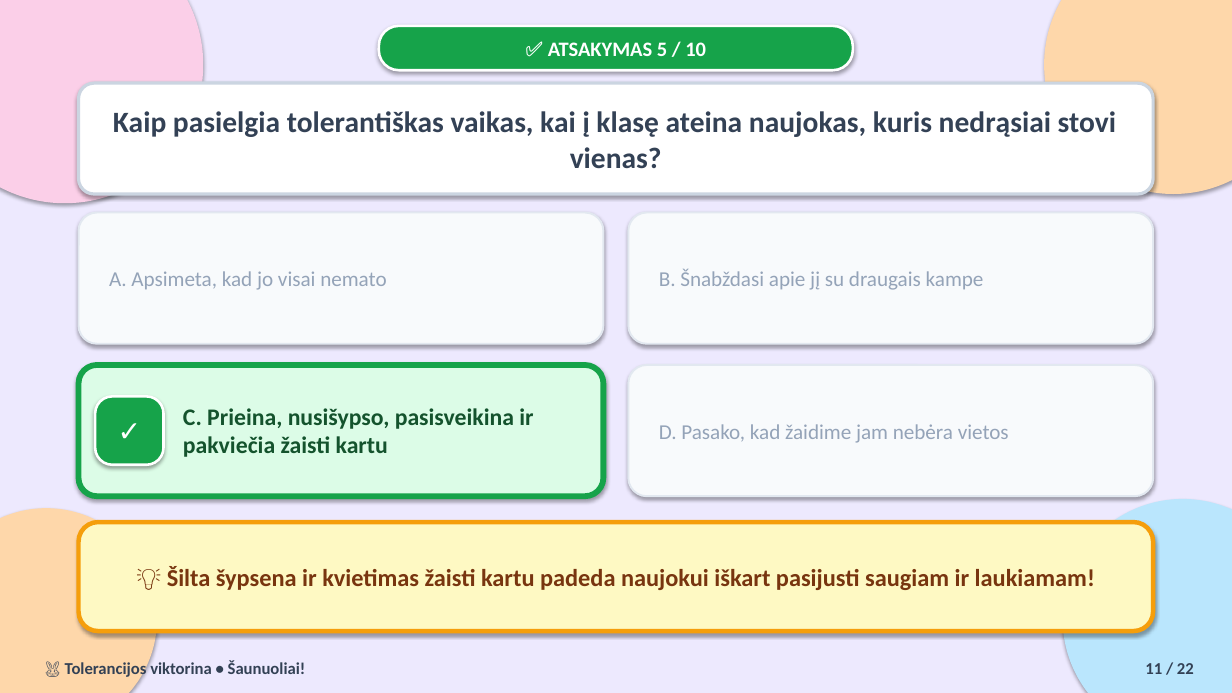
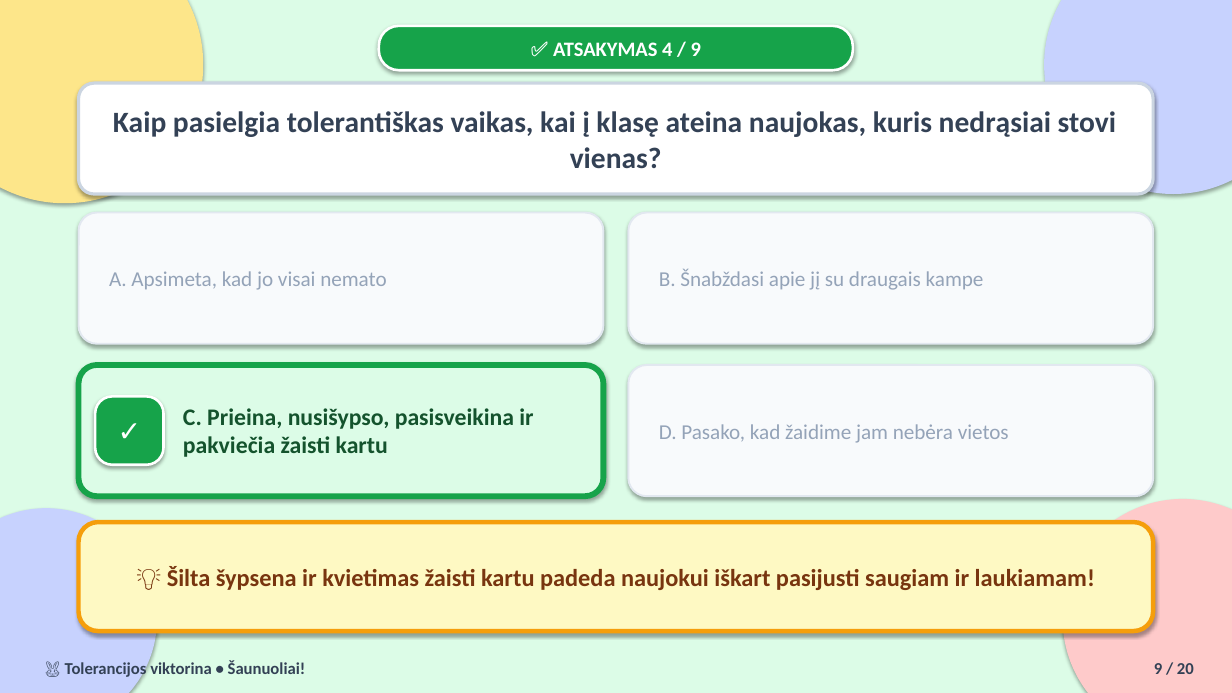
Before and after one commit to Artiomkalinin/tolerancijos-diena, a slide deck: slide 9 of Tolerancijos_viktorina.pptx (slide 11 before the commit). Drawn at 1232x693 pixels with LibreOffice and Linux fonts; fonts in the diff are those of the drawing. Boxes give left, top, right and bottom in pixels: in the first picture for what was removed or moved away, otherwise in the second. Text is boxed around its words. In the diff, an @@ line names an element or a change of style, - is before the commit and + after.

```diff
--- a/Tolerancijos_viktorina.pptx
+++ b/Tolerancijos_viktorina.pptx
@@ background #EDE9FE to #DCFCE7 @@
@@ ellipse at (0,0,203,203): fill #FBCFE8 to #FDE68A @@
@@ ellipse at (1044,0,1232,194): fill #FED7AA to #C7D2FE @@
@@ text at (553,42,701,56): text changed @@
-✅ ATSAKYMAS 5 / 10
+✅ ATSAKYMAS 4 / 9
@@ ellipse at (0,508,157,693): fill #FED7AA to #C7D2FE @@
@@ ellipse at (1063,499,1232,693): fill #BAE6FD to #FECACA @@
@@ text at (1154,663,1194,674): text changed @@
-11 / 22
+9 / 20
```
Also in this commit, not shown: 19 other slides changed, 2 slides removed, 3 other files.
